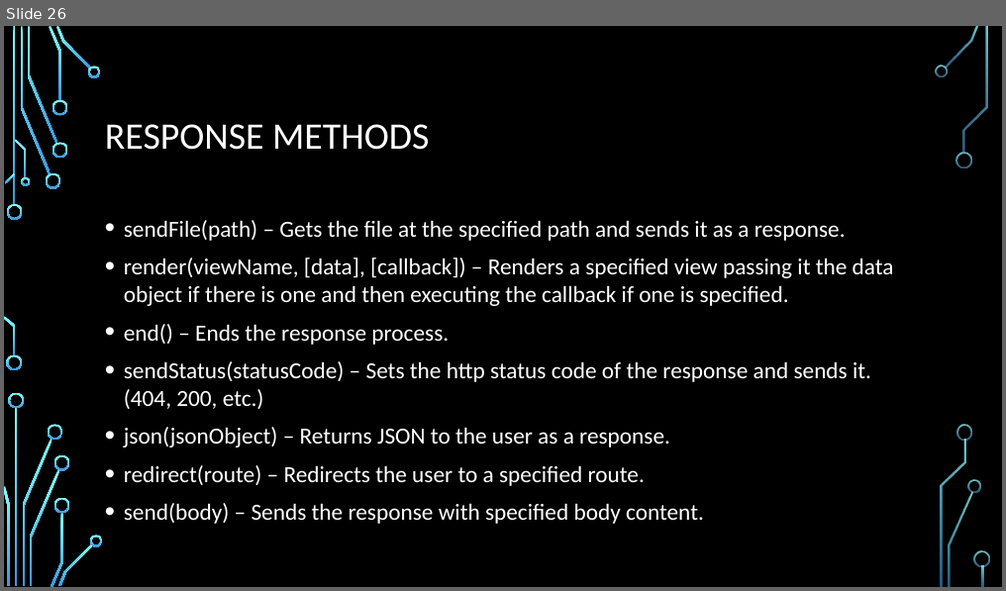
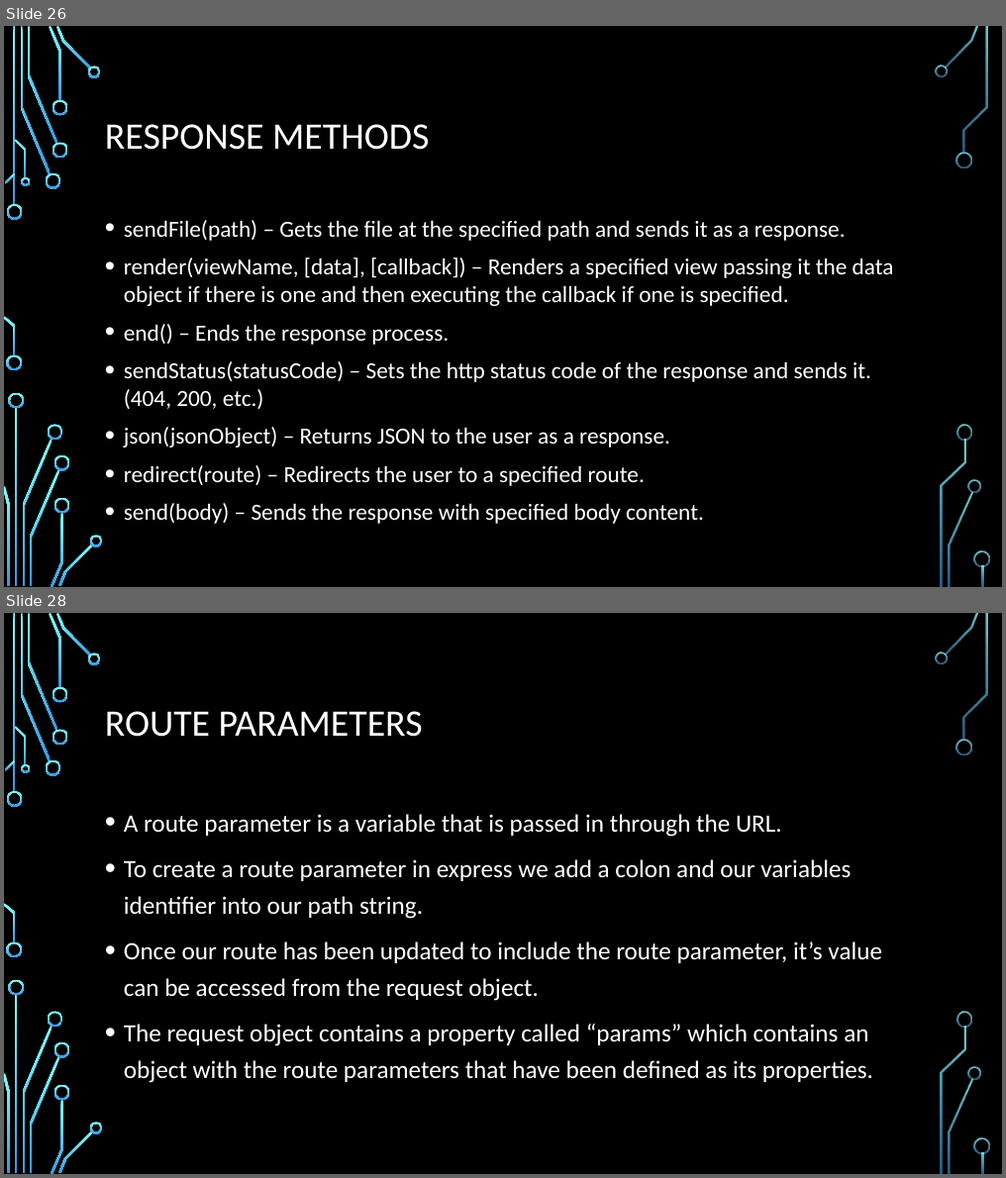
Before and after one commit to aliceroherty/ResearchProject, a slide deck: Presentation/Node.pptx. Shown one above the other, each under a label of ours: slide 26 before the commit, slides 26 and 28 after it; the slides between them are not shown. The pictures are 1006x591 and 1006x1178 pixels, drawn with LibreOffice and Linux fonts; fonts in the diff are those of the drawing; background and template pictures are left out. Boxes give left, top, right and bottom in pixels: in the first picture for what was removed or moved away, otherwise in the second. Text is boxed around its words. In the diff, an @@ line names an element or a change of style, - is before the commit and + after.

```diff
--- a/Presentation/Node.pptx
+++ b/Presentation/Node.pptx
@@ slide 28 added at (4, 613, 1002, 1174), background picture (left out); not listed: 36 template elements that a slide beside it also shows @@
@@ title added at (105, 711, 423, 737), 36 pt, text #FFFFFF @@
+ROUTE PARAMETERS
@@ text added at (124, 814, 882, 1083), 24 pt, text #FFFFFF @@
+• A route parameter is a variable that is passed in through the URL.
+• To create a route parameter in express we add a colon and our variables identifier into our path string.
+• Once our route has been updated to include the route parameter, it’s value can be accessed from the request object.
+• The request object contains a property called “params” which contains an object with the route parameters that have been defined as its properties.
```
Also in this commit, not shown: 13 other slides added, 18 other files.
